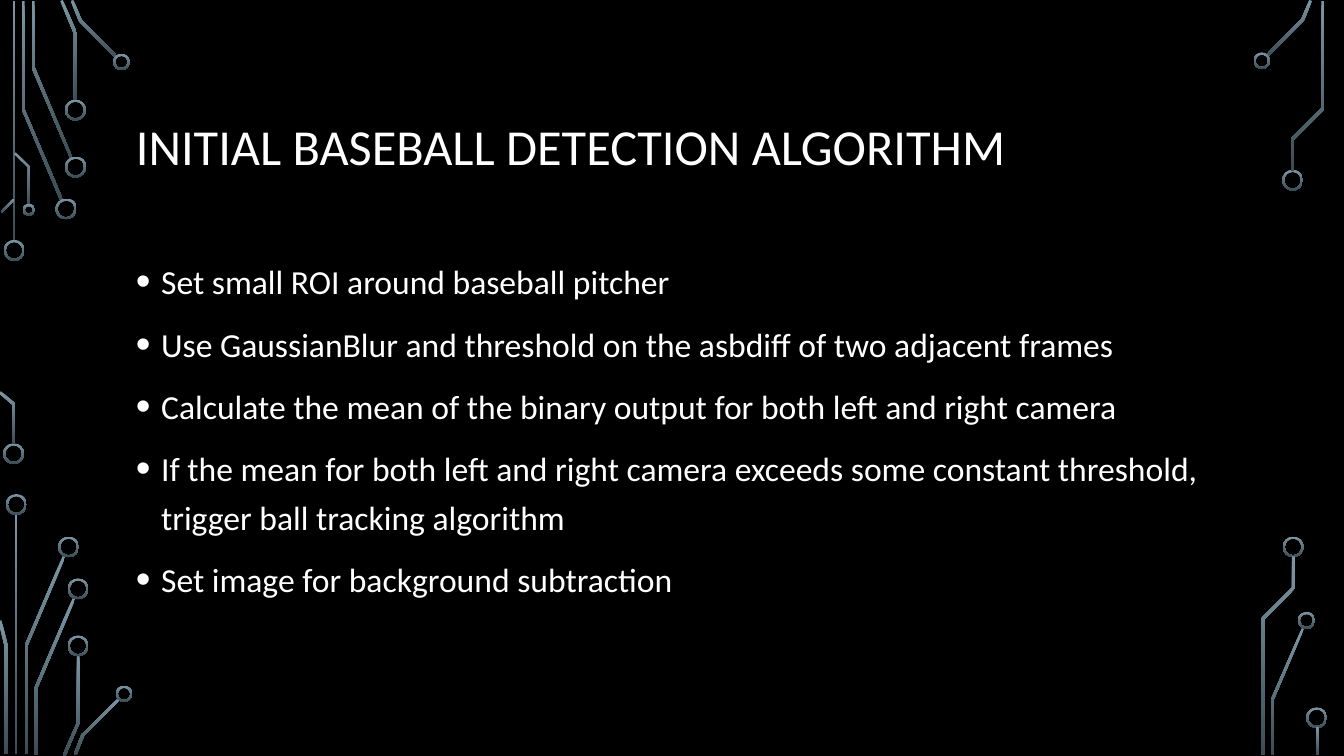
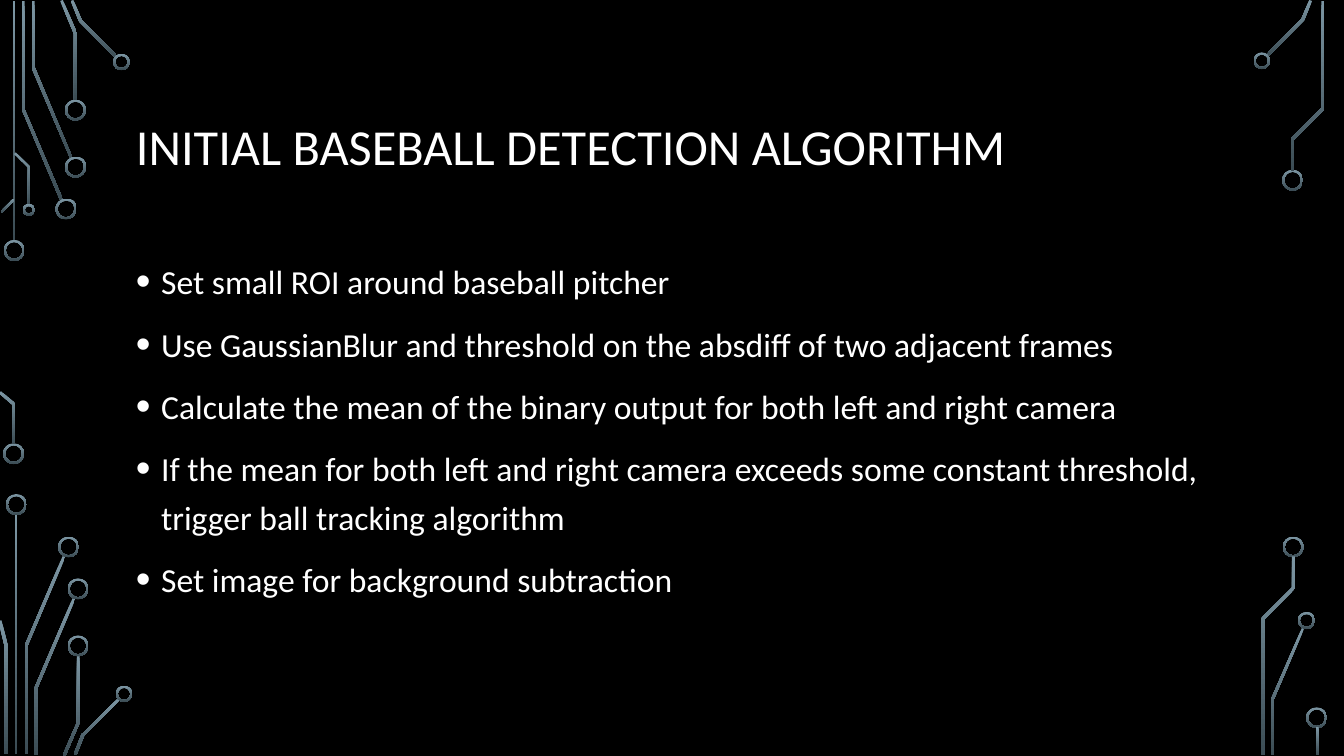
Before and after one commit to jsnlund/robotics_vision_course_projects, a slide deck: slide 2 of Baseball Presentation/Team 10 Baseball Catcher Presentation.pptx. Drawn at 1344x756 pixels with LibreOffice and Linux fonts; fonts in the diff are those of the drawing; background and template pictures are left out. Boxes give left, top, right and bottom in pixels: in the first picture for what was removed or moved away, otherwise in the second. Text is boxed around its words. In the diff, an @@ line names an element or a change of style, - is before the commit and + after.

Commit message:
Finished baseball presentation

```diff
--- a/Baseball Presentation/Team 10 Baseball Catcher Presentation.pptx
+++ b/Baseball Presentation/Team 10 Baseball Catcher Presentation.pptx
@@ text at [161,333,1113,363]: text changed @@
-• Use GaussianBlur and threshold on the asbdiff of two adjacent frames
+• Use GaussianBlur and threshold on the absdiff of two adjacent frames
```
Also in this commit, not shown: 2 other slides changed, 1 slide added, 12 other files.
